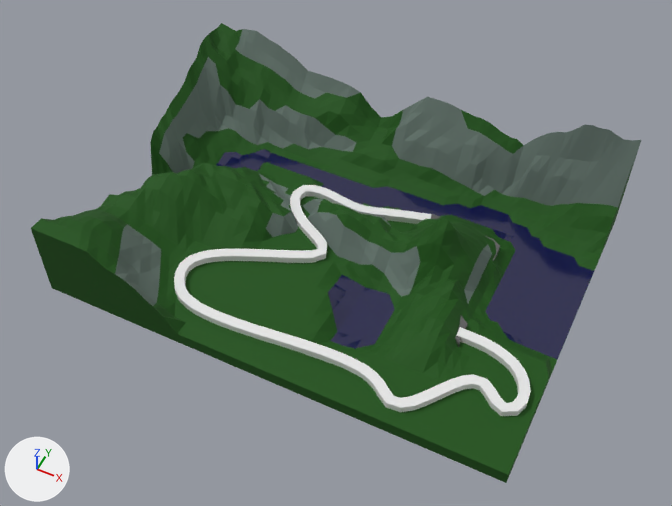
Two versions of the Blender file Object Files/Scene_Building.blend, one commit apart.
Camera for both pictures: a 50 mm lens placed at (3.03, -7.42, 9.95), pointed at (-0.8, 0.25, 0.37). The lights are fixed; the arrows at lower left show +X, +Y and +Z.

Script lines for the objects in view, before the commit:
```python
me_cube = bpy.data.meshes.new('Cube')
me_cube.from_pydata(...)  # 712 vertices, 534 faces; spans x -2.67..2.38, y -3.08..0.15, z -0.07..0.07
me_cube_002 = bpy.data.meshes.new('Cube.002')
me_cube_002.from_pydata(...)  # 3653 vertices, 3703 faces; spans x -4.23..2.45, y -1.75..3.04, z -0.09..1.52
# faces by material slot: [2995, 304, 127, 277]
me_cube_002.materials.append(mat_grass)
me_cube_002.materials.append(mat_water)  # dark blue #010144
me_cube_002.materials.append(mat_tunnel)
me_cube_002.materials.append(mat_stone)  # grey #64756d
ob_cube = bpy.data.objects.new('Cube', me_cube)
ob_cube.location = (-0.04, 1.52, 0.15)
ob_tunnel = bpy.data.objects.new('Tunnel', me_cube_002)
ob_tunnel.location = (0.0, 0.0, 0.0)
```
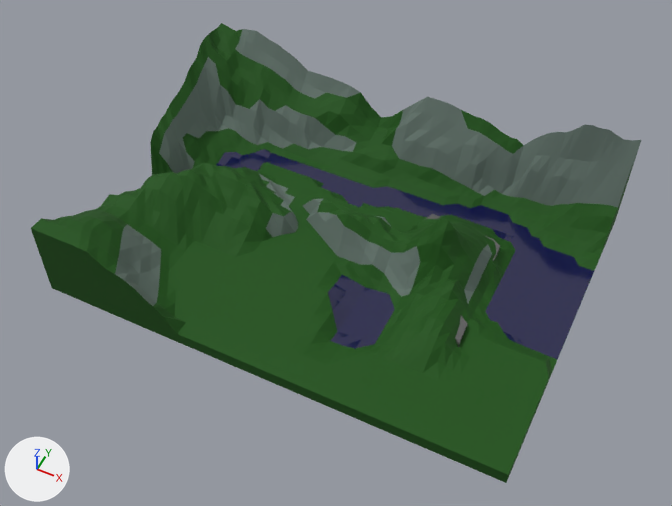
Patch to the scene script:
```diff
--- a/Object Files/Scene_Building.blend.py
+++ b/Object Files/Scene_Building.blend.py
@@ ob_cube @@
-ob_cube = bpy.data.objects.new('Cube', me_cube)
-ob_cube.location = (-0.04, 1.52, 0.15)
```

Where the change shows, as pixel boxes [x1, y1, x2, y2] in the pictures (672 x 506 px):
'Cube', deleted
    before: [174, 185, 531, 416]
